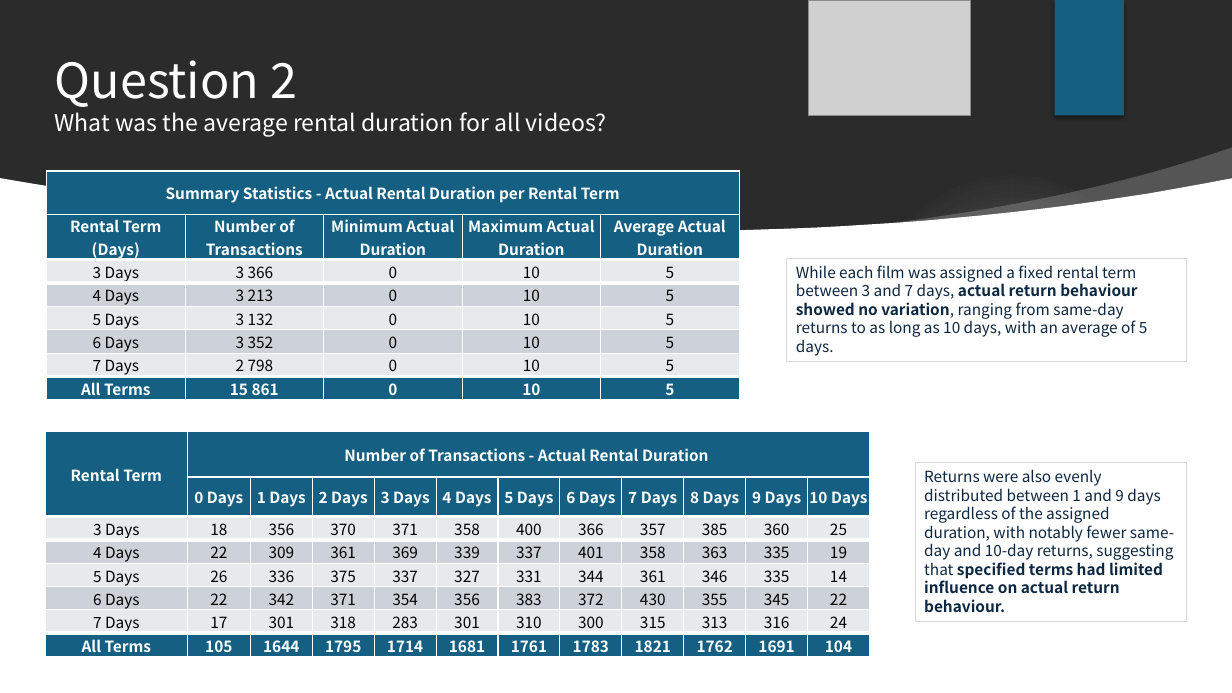
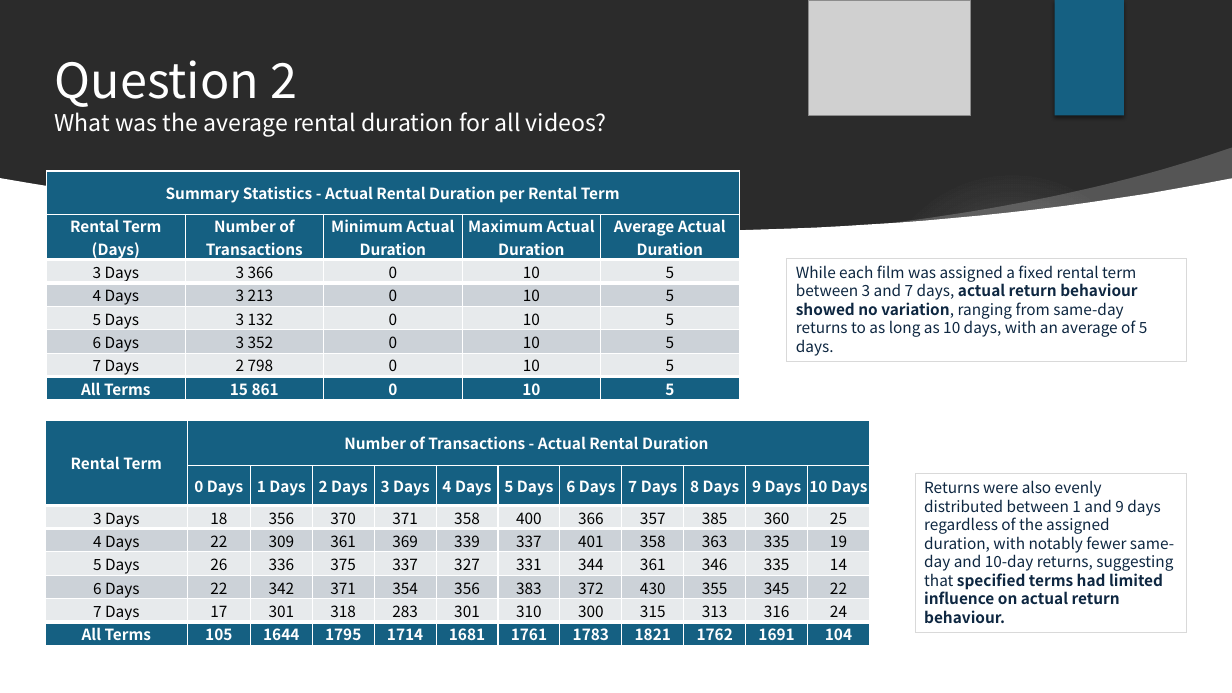
Before and after one commit to davidgriesel/03_streaming_service_database_queries, a slide deck: slide 4 of deliverables/presentation.pptx. Drawn at 1232x693 pixels with LibreOffice and Linux fonts; fonts in the diff are those of the drawing; grey boxes stand for pictures; background and template pictures are left out; a plain dark background stands for a picture behind light text. Boxes give left, top, right and bottom in pixels: in the first picture for what was removed or moved away, otherwise in the second. Text is boxed around its words. In the diff, an @@ line names an element or a change of style, - is before the commit and + after.

```diff
--- a/deliverables/presentation.pptx
+++ b/deliverables/presentation.pptx
@@ table: place and size @@
-table at (45,432,870,656)
+table at (45,421,870,644)
@@ rectangle "Returns were also evenly distributed ...": place and size @@
-rectangle "Returns were also evenly distributed ..." at (915,463,1187,622)
+rectangle "Returns were also evenly distributed ..." at (915,474,1187,633)
```
Also in this commit, not shown: 1 other slide changed, 5 other files.
